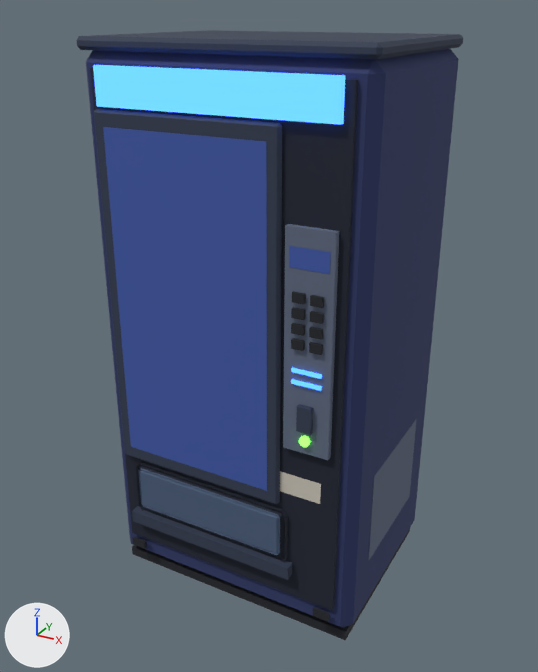
The glTF model public/assets/models/city/city_vending.glb as it was, and as the next commit left it.
Camera for both pictures: a 50 mm camera at (1.21, -2.23, 2.08) aimed at (0.0, -0.02, 0.97). Every picture has the same lights, and +X, +Y and +Z are marked at lower left. The older version comes first. Where no turn or scale is listed for an object, it has been applied to the vertices. Vertices at exactly the same position are counted once.

Names of what the first picture shows: 'base_vent', 'cabinet', 'card_reader', 'control_panel', 'display', 'front_recess', 'header', 'key.005', 'key.007', 'pickup', 'pickup_flap', 'pickup_lip', 'plinth', 'screen_frame', 'selection', 'selection.001', 'side_vent', 'status_screen', 'sticker', 'top_cap' and 8 more.
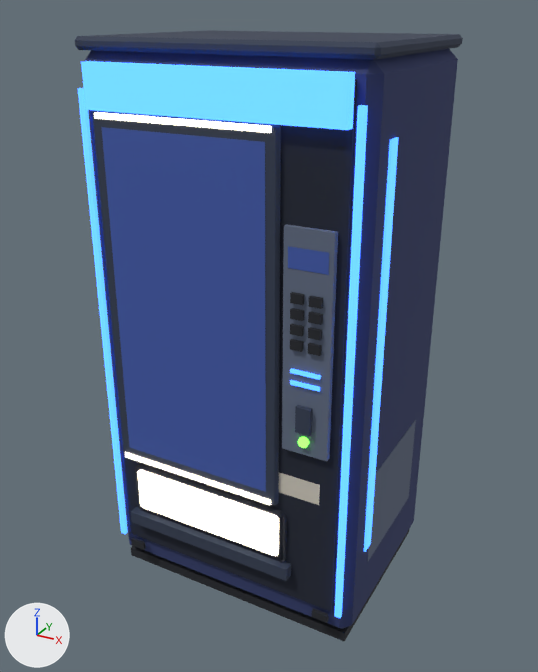
The change, as a diff of the scene's bpy script:
```diff
--- a/public/assets/models/city/city_vending.glb.py
+++ b/public/assets/models/city/city_vending.glb.py
@@ mat_mat_neon_white @@
+mat_mat_neon_white = principled_material('mat_neon_white')
+mat_mat_neon_white.base_color = (1.0, 0.88, 0.672)  # beige #fff1d6
+mat_mat_neon_white.roughness = 0.85
+mat_mat_neon_white.emission_color = (1.0, 0.88, 0.672)  # beige #fff1d6
+mat_mat_neon_white.emission_strength = 3.0
@@ me_header @@
-me_header.from_pydata(...)  # 8 vertices, 12 faces; spans x -0.41..0.41, y -0.01..0.01, z -0.06..0.06
+me_header.from_pydata(...)  # 48 vertices, 72 faces; spans x -0.507..0.507, y -0.015..0.79, z -1.71..0.07
+# me_header part 1: 8 vertices removed from x -0.41..0.41, y -0.01..0.01, z -0.06..0.06; 40 vertices added at x -0.507..0.507, y -0.015..0.185, z -1.71..0.07
+# other edits to the shape of me_header do not show in these pictures
 me_header.materials.append(mat_mat_neon_blue)
@@ me_pickup_flap @@
-me_pickup_flap.from_pydata(...)  # 24 vertices, 44 faces; spans x -0.3..0.3, y -0.006..0.006, z -0.085..0.085
+me_pickup_flap.from_pydata(...)  # 40 vertices, 68 faces; spans x -0.35..0.3, y -0.007..0.006, z -0.085..1.374
+# me_pickup_flap part 2: a new loose piece, a box spanning x -0.35..0.27, y -0.007..0.003, z 0.126..0.144, in mat_mat_neon_white (beige #fff1d6, glowing beige #fff1d6)
+# me_pickup_flap part 3: a new loose piece, a box spanning x -0.35..0.27, y -0.007..0.003, z 1.356..1.374, in mat_mat_neon_white (beige #fff1d6, glowing beige #fff1d6)
+# me_pickup_flap part 4: 44 faces spanning x -0.3..0.3, y -0.006..0.006, z -0.085..0.085 switch from mat_mat_plastic (dark blue #4a5d7a) to mat_mat_neon_white (beige #fff1d6, glowing beige #fff1d6)
@@ ob_base_vent @@
 ob_base_vent = bpy.data.objects.new('base_vent', me_base_vent)
-ob_base_vent.location = (-0.399, -0.371, 0.12)
+ob_base_vent.location = (-0.4, -0.378, 0.12)
@@ ob_cabinet @@
 ob_cabinet = bpy.data.objects.new('cabinet', me_cabinet)
-ob_cabinet.location = (0.001, 0.021, 1.0)
+ob_cabinet.location = (0.0, 0.014, 1.0)
@@ ob_card_reader @@
 ob_card_reader = bpy.data.objects.new('card_reader', me_card_reader)
-ob_card_reader.location = (0.331, -0.391, 0.82)
+ob_card_reader.location = (0.33, -0.398, 0.82)
@@ ob_control_panel @@
 ob_control_panel = bpy.data.objects.new('control_panel', me_control_panel)
-ob_control_panel.location = (0.331, -0.374, 1.14)
+ob_control_panel.location = (0.33, -0.381, 1.14)
@@ ob_display @@
 ob_display = bpy.data.objects.new('display', me_display)
-ob_display.location = (0.001, 0.001, 0.0)
+ob_display.location = (0.0, -0.006, 0.0)
@@ ob_front_recess @@
 ob_front_recess = bpy.data.objects.new('front_recess', me_front_recess)
-ob_front_recess.location = (0.001, -0.349, 1.03)
+ob_front_recess.location = (0.0, -0.356, 1.03)
@@ ob_header @@
 ob_header = bpy.data.objects.new('header', me_header)
-ob_header.location = (0.001, -0.374, 1.86)
+ob_header.location = (0.0, -0.386, 1.86)
@@ ob_key_005 @@
 ob_key_005 = bpy.data.objects.new('key.005', me_key_005)
-ob_key_005.location = (0.361, -0.39, 1.2)
+ob_key_005.location = (0.36, -0.397, 1.2)
@@ ob_key_007 @@
 ob_key_007 = bpy.data.objects.new('key.007', me_key_007)
-ob_key_007.location = (0.361, -0.39, 1.15)
+ob_key_007.location = (0.36, -0.397, 1.15)
@@ ob_pickup_flap @@
 ob_pickup_flap = bpy.data.objects.new('pickup_flap', me_pickup_flap)
-ob_pickup_flap.location = (-0.059, -0.385, 0.41)
+ob_pickup_flap.location = (-0.06, -0.392, 0.41)
@@ ob_plinth @@
 ob_plinth = bpy.data.objects.new('plinth', me_plinth)
-ob_plinth.location = (0.001, 0.021, 0.02)
+ob_plinth.location = (0.0, 0.014, 0.02)
@@ ob_screen_frame @@
 ob_screen_frame = bpy.data.objects.new('screen_frame', me_screen_frame)
-ob_screen_frame.location = (-0.099, -0.372, 1.16)
+ob_screen_frame.location = (-0.1, -0.379, 1.16)
@@ ob_selection @@
 ob_selection = bpy.data.objects.new('selection', me_selection)
-ob_selection.location = (0.331, -0.388, 1.06)
+ob_selection.location = (0.33, -0.395, 1.06)
@@ ob_selection_001 @@
 ob_selection_001 = bpy.data.objects.new('selection.001', me_selection_001)
-ob_selection_001.location = (0.331, -0.388, 1.02)
+ob_selection_001.location = (0.33, -0.395, 1.02)
@@ ob_status_screen @@
 ob_status_screen = bpy.data.objects.new('status_screen', me_status_screen)
-ob_status_screen.location = (0.001, 0.001, 0.0)
+ob_status_screen.location = (0.0, -0.006, 0.0)
@@ ob_sticker @@
 ob_sticker = bpy.data.objects.new('sticker', me_sticker)
-ob_sticker.location = (0.001, 0.001, 0.0)
+ob_sticker.location = (0.0, -0.006, 0.0)
@@ ob_top_cap @@
 ob_top_cap = bpy.data.objects.new('top_cap', me_top_cap)
-ob_top_cap.location = (0.001, 0.021, 1.98)
+ob_top_cap.location = (0.0, 0.014, 1.98)
```

Changed parts and their boxes [x1, y1, x2, y2] in the pictures (538 x 672 px):
'cabinet', moved: before [86, 49, 459, 628]; after [85, 49, 458, 629]
'display', moved: before [103, 127, 267, 491]; after [102, 127, 266, 492]
'header', reshaped, moved (27% wider, 815% taller): before [93, 65, 345, 125]; after [78, 61, 398, 618]
'front_recess', moved: before [90, 68, 358, 611]; after [92, 80, 357, 612]
'screen_frame', moved: before [94, 109, 282, 504]; after [92, 110, 281, 505]
'control_panel', moved: before [283, 224, 339, 460]; after [282, 224, 338, 461]
'top_cap', moved: before [76, 30, 463, 59]; after [75, 30, 463, 59]
'pickup_flap', reshaped, moved (31% wider, 406% taller): before [139, 468, 280, 555]; after [94, 112, 279, 556]
'plinth', moved: before [132, 529, 410, 640]; after [131, 530, 409, 641]
'status_screen', moved: before [289, 246, 331, 274]; after [288, 246, 329, 275]
'sticker', moved: before [280, 471, 321, 504]; after [279, 472, 320, 505]
'selection', moved: before [291, 367, 322, 379]; after [290, 368, 321, 380]
'selection.001', moved: before [291, 379, 322, 391]; after [290, 380, 320, 392]
'key.005', moved: before [309, 327, 323, 340]; after [308, 327, 322, 340]
'key.007', moved: before [309, 342, 323, 355]; after [308, 343, 322, 356]
'base_vent', moved: before [132, 537, 147, 549]; after [131, 538, 146, 550]
'card_reader', moved: before [299, 436, 311, 447]; after [298, 436, 309, 448]
part 2 of me_pickup_flap, added: after [125, 452, 271, 505]
part 3 of me_pickup_flap, added (beige): after [94, 112, 272, 133]
part 4 of me_pickup_flap, recoloured: [139, 469, 279, 555] in both
